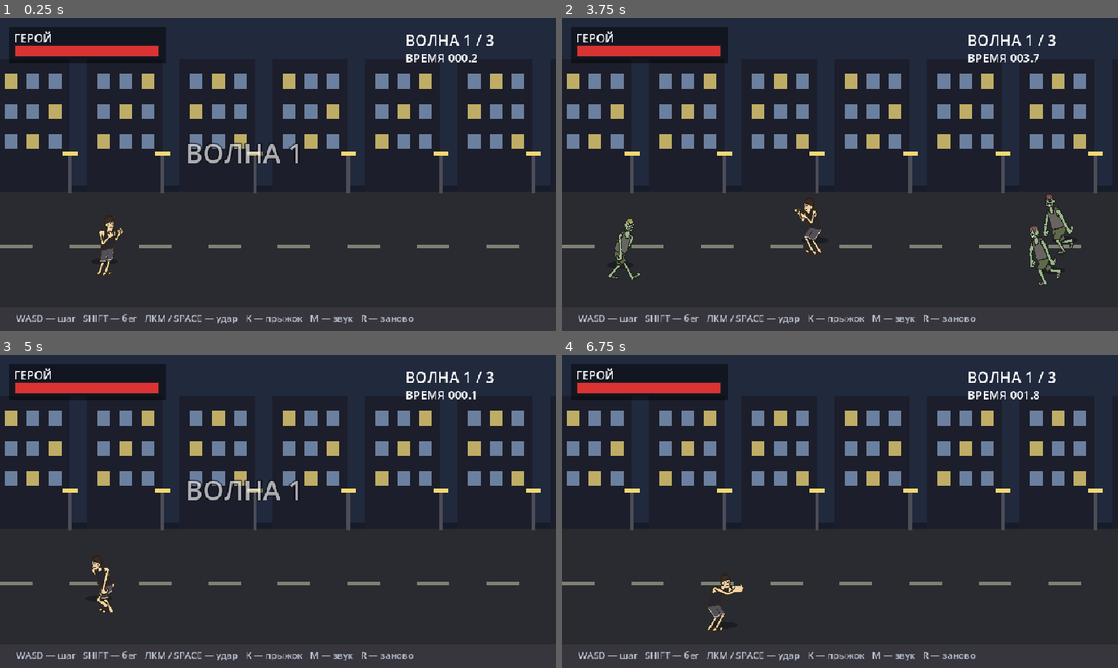
Above: before the commit, frames 1-4 (two rows, left to right).
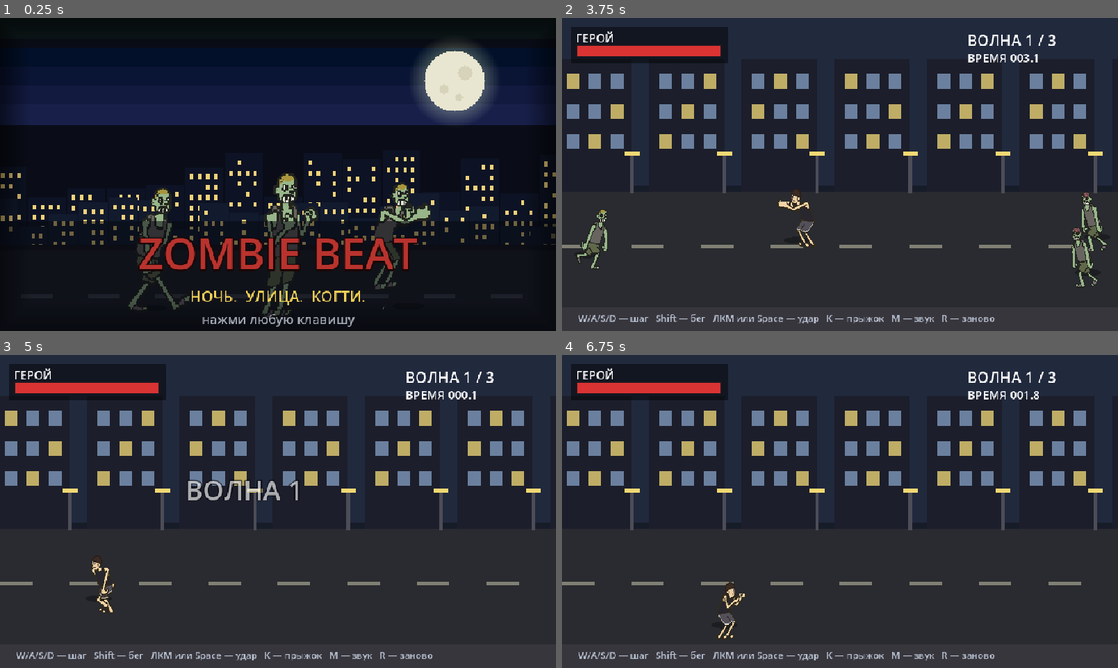
Above: after the commit, the same moments.

Repository: Kirtus228/zombie-beat
Game: Godot game, scene res://main.tscn
Same seed, same stepped clock (60 frames per second), same inputs: the game is played once before the commit and once after it. Sound files missing from this copy of the repository are replaced by a short silence.
Inputs (mouse positions are in pixels of both pictures, inside the frame that each line leads up to):
- Up to frame 1 (0.25 s): no input
- Up to frame 2 (3.75 s): tap Enter at 0.5 s; move the mouse to (962, 158) at 0.52 s; hold D (move_right) 0.53-1.28 s; hold Shift (run) 0.53-1.28 s; click (962, 158) at 0.6 s; tap K (jump) at 0.77, 1.07, 1.52, 1.82, 3.02, 3.32 s; move the mouse to (728, 190) at 1.27 s; hold S (move_down) 1.28-2.03 s; tap Shift (run) at 1.35 s; click (728, 190) at 1.42 s; tap F at 1.55, 2.1 s; move the mouse to (895, 105) at 2.02 s; hold D (move_right) 2.03-2.78 s; click (895, 105) at 2.17 s; tap Space at 2.3, 2.85 s; move the mouse to (812, 237) at 2.77 s; hold W (move_up) 2.78-3.53 s; click (812, 237) at 2.92 s; tap C at 3.05, 3.6 s; move the mouse to (1006, 221) at 3.52 s; hold A (move_left) from 3.53 s (still down); click (1006, 221) at 3.67 s
- Up to frame 3 (5 s): keep holding A (move_left); tap K (jump) at 3.77, 3.8, 4.07, 4.35, 4.52, 4.82 s; tap M (mute) at 4.15 s; move the mouse to (111, 464) at 4.27 s; click (111, 464) at 4.55 s; tap R (restart) at 4.9 s
- Up to frame 4 (6.75 s): move the mouse to (867, 511) at 5.02 s; release A (move_left) at 5.03 s; hold S (move_down) 5.03-5.78 s; hold Shift (run) 5.03-5.78 s; click (867, 511) at 5.1 s; tap Escape at 5.65 s; move the mouse to (756, 433) at 5.77 s; hold D (move_right) 5.78-6.53 s; tap Shift (run) at 5.85 s; click (756, 433) at 5.92 s; tap K (jump) at 6.02, 6.32 s; tap F at 6.05, 6.6 s; move the mouse to (962, 495) at 6.52 s; hold W (move_up) from 6.53 s (still down); click (962, 495) at 6.67 s

The runs differ from the first frame. In frame 1, 69% of the frame differs, in the area x 0-100%, y 0-100%; in frame 2, 3.0%; in frame 3, 0.9%; in frame 4, 1.3%.

Commit message:
zombie-beat: splash screen, main menu and key rebinding settings saved to user://keys.cfg

Diff:
--- /dev/null
+++ b/scripts/keybinds.gd
@@ -0,0 +1,90 @@
+extends RefCounted
+## Раскладка клавиш: хранится в user://keys.cfg, применяется к InputMap при старте.
+## Мышь и геймпад не трогаем — заменяем только клавиши, иначе удар по ЛКМ терялся.
+
+const PATH := "user://keys.cfg"
+
+const ACTIONS: Array[String] = [
+	"move_left", "move_right", "move_up", "move_down",
+	"attack", "jump", "run", "mute", "restart",
+]
+
+const TITLES := {
+	"move_left": "Влево",
+	"move_right": "Вправо",
+	"move_up": "Вверх",
+	"move_down": "Вниз",
+	"attack": "Удар",
+	"jump": "Прыжок",
+	"run": "Бег",
+	"mute": "Звук",
+	"restart": "Заново",
+}
+
+# Значения из project.godot: к ним возвращает «Сброс».
+const DEFAULTS := {
+	"move_left": 65,      # A
+	"move_right": 68,     # D
+	"move_up": 87,        # W
+	"move_down": 83,      # S
+	"attack": 32,         # Space (ЛКМ остаётся отдельным событием)
+	"jump": 75,           # K
+	"run": 4194325,       # Shift
+	"mute": 77,           # M
+	"restart": 82,        # R
+}
+
+
+static func set_key(action: String, keycode: int) -> void:
+	if not InputMap.has_action(action):
+		return
+	# убираем только клавиши: мышью и геймпадом продолжаем играть как раньше
+	for ev in InputMap.action_get_events(action):
+		if ev is InputEventKey:
+			InputMap.action_erase_event(action, ev)
+	if keycode <= 0:
+		return
+	var k := InputEventKey.new()
+	k.physical_keycode = keycode
+	InputMap.action_add_event(action, k)
+
+
+static func key_of(action: String) -> int:
+	for ev in InputMap.action_get_events(action):
+		if ev is InputEventKey and ev.physical_keycode > 0:
+			return int(ev.physical_keycode)
+	return 0
+
+
+static func key_label(action: String) -> String:
+	var code := key_of(action)
+	if code <= 0:
+		return "—"
+	return OS.get_keycode_string(code)
+
+
+static func load_saved() -> void:
+	var cfg := ConfigFile.new()
+	if cfg.load(PATH) != OK:
+		return
+	for action in ACTIONS:
+		if not cfg.has_section_key("keys", action):
+			continue
+		var code := int(cfg.get_value("keys", action))
+		if code > 0:
+			set_key(action, code)
+
+
+static func save(action: String, keycode: int) -> void:
+	var cfg := ConfigFile.new()
+	cfg.load(PATH)   # сохраняем остальные действия, а не только это
+	cfg.set_value("keys", action, keycode)
+	cfg.save(PATH)
+
+
+static func reset() -> void:
+	for action in ACTIONS:
+		set_key(action, int(DEFAULTS.get(action, 0)))
+	DirAccess.remove_absolute(ProjectSettings.globalize_path(PATH))
+	if FileAccess.file_exists(PATH):
+		DirAccess.remove_absolute(PATH)
--- a/scripts/main.gd
+++ b/scripts/main.gd
@@ -3,6 +3,8 @@
 
 const Fighter := preload("res://scripts/fighter.gd")
 const HitFx := preload("res://scripts/hit_fx.gd")
+const Keybinds := preload("res://scripts/keybinds.gd")
+const UiMenu := preload("res://scripts/ui_menu.gd")
 
 # границы с запасом на ширину спрайта: у края боец не должен висеть половинкой
 const ARENA_MIN_X := 110.0
@@ -63,6 +65,13 @@
 
 var world: Node2D
 var demo := false
+# Игра стартует только после меню. auto_start переживает рестарт сцены (R),
+# чтобы «Заново» не выбрасывало обратно на заставку.
+static var auto_start := false
+var playing := false
+var start_guard := 0.0
+var menu: CanvasLayer = null
+var hint_label: Label = null
 var attacker: Node2D = null
 var pending_spawn := 0
 var wave_slot := 0
@@ -74,6 +83,8 @@
 
 func _ready() -> void:
 	randomize()
+	# раскладка применяется до сборки HUD: подсказка строится уже по ней
+	Keybinds.load_saved()
 	_build_street()
 	_build_player()
 	_build_camera()
@@ -87,7 +98,8 @@
 	_build_hud()
 	_start_music()
 	wave_timer = 1.5
-	if FileAccess.file_exists("res://capture.on"):
+	var capturing := FileAccess.file_exists("res://capture.on")
+	if capturing:
 		print("capture mode on")
 		# "idle" в маркере — записываем игру как её видит игрок, без автопилота
 		var f := FileAccess.open("res://capture.on", FileAccess.READ)
@@ -96,6 +108,33 @@
 			f.close()
 		demo = not txt.contains("idle")
 		add_child(load("res://scripts/recorder.gd").new())
+	# в headless (тесты, проверка сборки) меню не нужно: нажимать там нечем,
+	# а его Controls потом висят в отчёте об утечках
+	var headless := DisplayServer.get_name() == "headless"
+	if capturing or auto_start or headless:
+		_begin()
+	else:
+		menu = UiMenu.new()
+		menu.play_pressed.connect(_begin)
+		add_child(menu)
+
+
+func _exit_tree() -> void:
+	# меню держит кнопки со стилями: без явного free() при выходе Godot ругается
+	# «Cannot get path of node» и засоряет вывод проверки
+	if menu != null and is_instance_valid(menu):
+		menu.free()
+	menu = null
+
+
+## Снимаем паузу и отдаём управление игроку.
+func _begin() -> void:
+	playing = true
+	auto_start = true
+	start_guard = 0.25   # чтобы клавиша из меню не сработала ударом сразу
+	if menu:
+		menu.queue_free()
+		menu = null
 
 # Трек свой (синтез, tools/make_music.mjs), лицензий и авторских прав нет.
 func _start_music() -> void:
@@ -219,14 +258,31 @@
 
 	hud.add_child(msg_label)
 	# подсказка по управлению: раскладка битэмапа (удар — ЛКМ/Space, прыжок — K, бег — Shift)
-	var hint := Label.new()
-	hint.text = "WASD — шаг   SHIFT — бег   ЛКМ / SPACE — удар   K — прыжок   M — звук   R — заново"
-	hint.position = Vector2(28, 506)
-	hint.add_theme_font_size_override("font_size", 16)
-	hint.add_theme_color_override("font_color", Color(0.72, 0.76, 0.82))
-	hud.add_child(hint)
+	hint_label = Label.new()
+	hint_label.position = Vector2(28, 506)
+	hint_label.add_theme_font_size_override("font_size", 16)
+	hint_label.add_theme_color_override("font_color", Color(0.72, 0.76, 0.82))
+	hud.add_child(hint_label)
+	_update_hint()
+
+
+## Подсказка по управлению собирается из текущей раскладки, а не из константы:
+## после переназначения клавиш игрок должен видеть свои кнопки.
+func _update_hint() -> void:
+	if hint_label == null:
+		return
+	hint_label.text = "%s/%s/%s/%s — шаг   %s — бег   ЛКМ или %s — удар   %s — прыжок   %s — звук   %s — заново" % [
+		Keybinds.key_label("move_up"), Keybinds.key_label("move_left"),
+		Keybinds.key_label("move_down"), Keybinds.key_label("move_right"),
+		Keybinds.key_label("run"), Keybinds.key_label("attack"),
+		Keybinds.key_label("jump"), Keybinds.key_label("mute"), Keybinds.key_label("restart"),
+	]
 
 func _process(delta: float) -> void:
+	if not playing:
+		return
+	if start_guard > 0.0:
+		start_guard -= delta
 	if Input.is_action_just_pressed("mute"):
 		AudioServer.set_bus_mute(0, not AudioServer.is_bus_mute(0))
 	if Input.is_action_just_pressed("restart"):
@@ -262,9 +318,11 @@
 	player.position.y = clampf(player.position.y, ARENA_TOP, ARENA_BOTTOM)
 	player.z_index = int(player.position.y)
 	cam.position.x = clampf(player.position.x, 480.0, 1120.0)
-	if Input.is_action_just_pressed("jump"):
+	# первые доли секунды после меню не читаем бой: клавиша, которой закрыли
+	# меню, иначе сразу превращалась в удар
+	if start_guard <= 0.0 and Input.is_action_just_pressed("jump"):
 		player.jump()
-	if Input.is_action_just_pressed("attack") and player.try_attack():
+	if start_guard <= 0.0 and Input.is_action_just_pressed("attack") and player.try_attack():
 		attacks += 1
 		attack_pending = 0.14
 	if attack_pending > 0.0:
--- /dev/null
+++ b/scripts/ui_menu.gd
@@ -0,0 +1,339 @@
+extends CanvasLayer
+## Заставка, главное меню и настройки клавиш.
+## Живёт поверх игры; пока меню открыто, дерево сцен на паузе (см. main.gd).
+
+signal play_pressed
+
+const Keybinds := preload("res://scripts/keybinds.gd")
+
+enum Screen { SPLASH, MENU, SETTINGS }
+
+const C_BG := Color(0.04, 0.05, 0.09, 0.72)
+const C_TEXT := Color(0.86, 0.89, 0.94)
+const C_DIM := Color(0.60, 0.65, 0.72)
+const C_ACCENT := Color(0.95, 0.82, 0.34)
+const C_BLOOD := Color(0.72, 0.20, 0.18)
+
+var screen: int = Screen.SPLASH
+var listening := ""
+
+var root: Control
+var splash_box: Control
+var press_label: Label
+var menu_box: Control
+var menu_buttons: Array[Button] = []
+var settings_box: Control
+var key_buttons := {}
+var settings_buttons: Array[Button] = []
+var settings_hint: Label
+var _t := 0.0
+var _shown_at := 0   # мс, когда экран открылся: гасит «двойное» нажатие Enter
+
+
+func _ready() -> void:
+	layer = 10
+	root = Control.new()
+	root.set_anchors_preset(Control.PRESET_FULL_RECT)
+	root.mouse_filter = Control.MOUSE_FILTER_STOP
+	add_child(root)
+	_build_splash()
+	_build_menu()
+	_build_settings()
+	_show(Screen.SPLASH)
+
+
+func _process(delta: float) -> void:
+	_t += delta
+	if screen == Screen.SPLASH and press_label:
+		press_label.modulate.a = 0.45 + 0.55 * absf(sin(_t * 2.2))
+
+
+# --- построение экранов -----------------------------------------------------
+
+func _build_splash() -> void:
+	# арт живёт на самом низу и остаётся фоном и в меню, и в настройках,
+	# поэтому он первый ребёнок root и настраивается ДО добавления в дерево
+	var art := TextureRect.new()
+	art.texture = load("res://assets/ui/splash.png")
+	art.expand_mode = TextureRect.EXPAND_IGNORE_SIZE
+	art.stretch_mode = TextureRect.STRETCH_KEEP_ASPECT_COVERED
+	art.texture_filter = CanvasItem.TEXTURE_FILTER_NEAREST
+	art.mouse_filter = Control.MOUSE_FILTER_IGNORE
+	art.set_anchors_and_offsets_preset(Control.PRESET_FULL_RECT)
+	root.add_child(art)
+
+	splash_box = Control.new()
+	splash_box.set_anchors_and_offsets_preset(Control.PRESET_FULL_RECT)
+	splash_box.mouse_filter = Control.MOUSE_FILTER_IGNORE
+	root.add_child(splash_box)
+
+	# затемнение снизу, чтобы текст читался на любом кадре арта
+	var shade := ColorRect.new()
+	shade.color = Color(0.02, 0.03, 0.06, 0.55)
+	shade.set_anchors_preset(Control.PRESET_BOTTOM_WIDE)
+	shade.offset_top = -190.0
+	shade.offset_bottom = 0.0
+	shade.mouse_filter = Control.MOUSE_FILTER_IGNORE
+	splash_box.add_child(shade)
+
+	var box := VBoxContainer.new()
+	box.set_anchors_preset(Control.PRESET_CENTER_BOTTOM)
+	box.offset_left = -320.0
+	box.offset_right = 320.0
+	box.offset_top = -186.0
+	box.offset_bottom = -26.0
+	box.alignment = BoxContainer.ALIGNMENT_CENTER
+	box.add_theme_constant_override("separation", 6)
+	splash_box.add_child(box)
+
+	var title := Label.new()
+	title.text = "ZOMBIE BEAT"
+	title.horizontal_alignment = HORIZONTAL_ALIGNMENT_CENTER
+	title.add_theme_font_size_override("font_size", 74)
+	title.add_theme_color_override("font_color", C_BLOOD)
+	title.add_theme_color_override("font_outline_color", Color(0.10, 0.03, 0.03))
+	title.add_theme_constant_override("outline_size", 12)
+	box.add_child(title)
+
+	var sub := Label.new()
+	sub.text = "НОЧЬ.  УЛИЦА.  КОГТИ."
+	sub.horizontal_alignment = HORIZONTAL_ALIGNMENT_CENTER
+	sub.add_theme_font_size_override("font_size", 26)
+	sub.add_theme_color_override("font_color", C_ACCENT)
+	box.add_child(sub)
+
+	press_label = Label.new()
+	press_label.text = "нажми любую клавишу"
+	press_label.horizontal_alignment = HORIZONTAL_ALIGNMENT_CENTER
+	press_label.add_theme_font_size_override("font_size", 22)
+	press_label.add_theme_color_override("font_color", C_TEXT)
+	press_label.position = Vector2(0, 0)
+	box.add_child(press_label)
+
+
+func _build_menu() -> void:
+	menu_box = _panel_box()
+	var col: VBoxContainer = menu_box.get_meta("box")
+	_add_title(col, "ZOMBIE BEAT", 52, C_BLOOD)
+	_add_spacer(col, 24)
+	menu_buttons.clear()
+	for item in [["ИГРАТЬ", _on_play], ["НАСТРОЙКИ", _on_settings], ["ВЫХОД", _on_quit]]:
+		var b := _add_button(col, String(item[0]), 30)
+		b.pressed.connect(item[1])
+		menu_buttons.append(b)
+
+
+func _build_settings() -> void:
+	settings_box = _panel_box()
+	var col: VBoxContainer = settings_box.get_meta("box")
+	_add_title(col, "НАСТРОЙКИ", 38, C_ACCENT)
+	var tip := Label.new()
+	tip.text = "выбери действие и нажми новую клавишу"
+	tip.horizontal_alignment = HORIZONTAL_ALIGNMENT_CENTER
+	tip.add_theme_font_size_override("font_size", 16)
+	tip.add_theme_color_override("font_color", C_DIM)
+	col.add_child(tip)
+	_add_spacer(col, 10)
+
+	var grid := VBoxContainer.new()
+	grid.add_theme_constant_override("separation", 2)
+	col.add_child(grid)
+	key_buttons.clear()
+	settings_buttons.clear()
+	for action in Keybinds.ACTIONS:
+		var row := HBoxContainer.new()
+		row.add_theme_constant_override("separation", 12)
+		var name_label := Label.new()
+		name_label.text = String(Keybinds.TITLES.get(action, action))
+		name_label.custom_minimum_size = Vector2(200, 0)
+		name_label.add_theme_font_size_override("font_size", 18)
+		name_label.add_theme_color_override("font_color", C_TEXT)
+		row.add_child(name_label)
+		var keyb := _add_button(row, Keybinds.key_label(action), 16)
+		keyb.custom_minimum_size = Vector2(170, 26)
+		keyb.pressed.connect(_on_rebind.bind(action))
+		key_buttons[action] = keyb
+		settings_buttons.append(keyb)
+		grid.add_child(row)
+
+	settings_hint = Label.new()
+	settings_hint.text = " "
+	settings_hint.horizontal_alignment = HORIZONTAL_ALIGNMENT_CENTER
+	settings_hint.add_theme_font_size_override("font_size", 18)
+	settings_hint.add_theme_color_override("font_color", C_ACCENT)
+	col.add_child(settings_hint)
+	_add_spacer(col, 10)
+
+	var row2 := HBoxContainer.new()
+	row2.alignment = BoxContainer.ALIGNMENT_CENTER
+	row2.add_theme_constant_override("separation", 18)
+	var reset_btn := _add_button(row2, "СБРОС", 18)
+	reset_btn.custom_minimum_size = Vector2(150, 34)
+	reset_btn.pressed.connect(_on_reset)
+	var back := _add_button(row2, "НАЗАД", 18)
+	back.custom_minimum_size = Vector2(150, 34)
+	back.pressed.connect(_on_back)
+	col.add_child(row2)
+	settings_buttons.append(reset_btn)
+	settings_buttons.append(back)
+
+
+func _panel_box() -> Control:
+	var wrap := Control.new()
+	wrap.set_anchors_preset(Control.PRESET_FULL_RECT)
+	wrap.mouse_filter = Control.MOUSE_FILTER_IGNORE
+	root.add_child(wrap)
+	var dim := ColorRect.new()
+	dim.color = C_BG
+	dim.set_anchors_preset(Control.PRESET_FULL_RECT)
+	dim.mouse_filter = Control.MOUSE_FILTER_IGNORE
+	wrap.add_child(dim)
+	var box := VBoxContainer.new()
+	box.set_anchors_preset(Control.PRESET_CENTER)
+	box.offset_left = -330.0
+	box.offset_right = 330.0
+	box.offset_top = -258.0
+	box.offset_bottom = 258.0
+	box.alignment = BoxContainer.ALIGNMENT_CENTER
+	box.add_theme_constant_override("separation", 10)
+	wrap.add_child(box)
+	wrap.set_meta("box", box)
+	return wrap
+
+
+func _add_title(box: Control, text: String, size: int, color: Color) -> void:
+	var l := Label.new()
+	l.text = text
+	l.horizontal_alignment = HORIZONTAL_ALIGNMENT_CENTER
+	l.add_theme_font_size_override("font_size", size)
+	l.add_theme_color_override("font_color", color)
+	l.add_theme_color_override("font_outline_color", Color(0.06, 0.02, 0.02))
+	l.add_theme_constant_override("outline_size", 8)
+	box.add_child(l)
+
+
+func _add_spacer(box: Control, h: int) -> void:
+	var s := Control.new()
+	s.custom_minimum_size = Vector2(0, h)
+	box.add_child(s)
+
+
+func _add_button(box: Control, text: String, size: int) -> Button:
+	var b := Button.new()
+	b.text = text
+	b.custom_minimum_size = Vector2(320, 46)
+	b.add_theme_font_size_override("font_size", size)
+	box.add_child(b)
+	return b
+
+
+# --- переключение экранов ---------------------------------------------------
+
+func _show(which: int) -> void:
+	screen = which
+	_shown_at = Time.get_ticks_msec()
+	listening = ""
+	splash_box.visible = which == Screen.SPLASH
+	menu_box.visible = which == Screen.MENU
+	settings_box.visible = which == Screen.SETTINGS
+	# фокус ставим отложенно: в момент смены экрана кнопка ещё не в дереве
+	# в настройках фокус уходил на первую строку, и то же нажатие Enter,
+	# которым открыли экран, сразу запускало переназначение
+	if which == Screen.MENU and not menu_buttons.is_empty():
+		menu_buttons[0].grab_focus.call_deferred()
+	if which == Screen.SETTINGS and not settings_buttons.is_empty():
+		settings_buttons[0].grab_focus.call_deferred()
+
+
+func _on_play() -> void:
+	play_pressed.emit()
+
+
+func _on_settings() -> void:
+	_refresh_keys()
+	_show(Screen.SETTINGS)
+
+
+func _on_back() -> void:
+	_cancel_listen()
+	_show(Screen.MENU)
+
+
+func _on_quit() -> void:
+	get_tree().quit()
+
+
+func _on_reset() -> void:
+	Keybinds.reset()
+	_refresh_keys()
+	settings_hint.text = "раскладка сброшена"
+
+
+func _on_rebind(action: String) -> void:
+	if Time.get_ticks_msec() - _shown_at < 250:
+		return
+	_cancel_listen()
+	listening = action
+	var b: Button = key_buttons[action]
+	b.text = "нажми клавишу…"
+	b.add_theme_color_override("font_color", C_ACCENT)
+	settings_hint.text = "ждём клавишу для «%s» · Esc — отмена" % String(Keybinds.TITLES.get(action, action))
+
+
+func _cancel_listen() -> void:
+	if listening == "":
+		return
+	var b: Button = key_buttons.get(listening, null)
+	if b:
+		b.text = Keybinds.key_label(listening)
+		b.remove_theme_color_override("font_color")
+	listening = ""
+	settings_hint.text = " "
+
+
+func _refresh_keys() -> void:
+	for action in key_buttons:
+		var b: Button = key_buttons[action]
+		b.text = Keybinds.key_label(action)
+		b.remove_theme_color_override("font_color")
+
+
+# --- ввод -------------------------------------------------------------------
+
+func _input(event: InputEvent) -> void:
+	if listening != "":
+		if event is InputEventKey and event.pressed and not event.echo:
+			# физический код надёжнее для раскладок, но у событий из тестов и
+			# эмуляторов он бывает нулевым — тогда берём обычный keycode
+			var key: int = int(event.physical_keycode)
+			if key <= 0:
+				key = int(event.keycode)
+			if key == KEY_ESCAPE:
+				_cancel_listen()
+			else:
+				Keybinds.set_key(listening, key)
+				Keybinds.save(listening, key)
+				var action := listening
+				listening = ""
+				var b: Button = key_buttons[action]
+				b.text = Keybinds.key_label(action)
+				b.remove_theme_color_override("font_color")
+				settings_hint.text = "«%s» → %s" % [String(Keybinds.TITLES.get(action, action)), Keybinds.key_label(action)]
+			get_viewport().set_input_as_handled()
+		return
+
+	if screen == Screen.SPLASH:
+		var go := false
+		if event is InputEventKey and event.pressed and not event.echo:
+			go = true
+		elif event is InputEventMouseButton and event.pressed:
+			go = true
+		if go:
+			_show(Screen.MENU)
+			get_viewport().set_input_as_handled()
+		return
+
+	if event is InputEventKey and event.pressed and not event.echo and int(event.physical_keycode) == KEY_ESCAPE:
+		if screen == Screen.SETTINGS:
+			_on_back()
+			get_viewport().set_input_as_handled()
--- /dev/null
+++ b/tools/test_ui_keys.gd
@@ -0,0 +1,65 @@
+extends SceneTree
+# Проверка раскладки: переназначение клавиши реально меняет InputMap и пишется в файл.
+# Запуск: Godot --headless --script res://tools/test_ui_keys.gd
+
+const Keybinds := preload("res://scripts/keybinds.gd")
+const UiMenu := preload("res://scripts/ui_menu.gd")
+
+var fails := 0
+
+func ok(cond: bool, msg: String) -> void:
+	if cond:
+		print("  ok   ", msg)
+	else:
+		print("FAIL: ", msg)
+		fails += 1
+
+
+func _initialize() -> void:
+	_run()
+
+
+func _run() -> void:
+	# 1) клавиша ставится в InputMap
+	Keybinds.set_key("attack", KEY_F)
+	ok(Keybinds.key_of("attack") == KEY_F, "удар переназначен на F")
+	ok(Keybinds.key_label("attack") == "F", "подпись клавиши: %s" % Keybinds.key_label("attack"))
+
+	# 2) запись и чтение из user://keys.cfg
+	Keybinds.save("attack", KEY_F)
+	ok(FileAccess.file_exists(Keybinds.PATH), "файл раскладки создан")
+	Keybinds.set_key("attack", KEY_SPACE)
+	Keybinds.load_saved()
+	ok(Keybinds.key_of("attack") == KEY_F, "после перезагрузки удар снова на F")
+
+	# 3) сброс возвращает дефолт и убирает файл
+	Keybinds.reset()
+	ok(Keybinds.key_of("attack") == int(Keybinds.DEFAULTS["attack"]), "сброс вернул Space")
+	ok(not FileAccess.file_exists(Keybinds.PATH), "файл раскладки удалён")
+
+	# 4) экран настроек: клик по строке + нажатие клавиши меняет раскладку
+	var menu := UiMenu.new()
+	root.add_child(menu)
+	await process_frame   # без кадра _ready ещё не собрал экраны
+	menu._show(2)         # экран настроек
+	menu._shown_at = 0    # снимаем защиту от «того же Enter»
+	menu._on_rebind("jump")
+	var ev := InputEventKey.new()
+	ev.physical_keycode = KEY_C
+	ev.pressed = true
+	menu._input(ev)
+	ok(Keybinds.key_of("jump") == KEY_C, "через экран настроек прыжок переехал на C")
+	ok(menu.key_buttons["jump"].text == "C", "кнопка показывает C")
+
+	# 5) Esc отменяет выбор и не меняет раскладку
+	var before := Keybinds.key_of("run")
+	menu._on_rebind("run")
+	var esc := InputEventKey.new()
+	esc.physical_keycode = KEY_ESCAPE
+	esc.pressed = true
+	menu._input(esc)
+	ok(Keybinds.key_of("run") == before, "Esc отменил переназначение")
+
+	Keybinds.reset()
+	print("fails=", fails)
+	quit(1 if fails > 0 else 0)
Binary file added: assets/ui/splash.png
Not shown, added: assets/ui/splash.png.import
Not shown, added: scripts/keybinds.gd.uid
Not shown, added: scripts/ui_menu.gd.uid
Not shown, changed: PLAN.md
